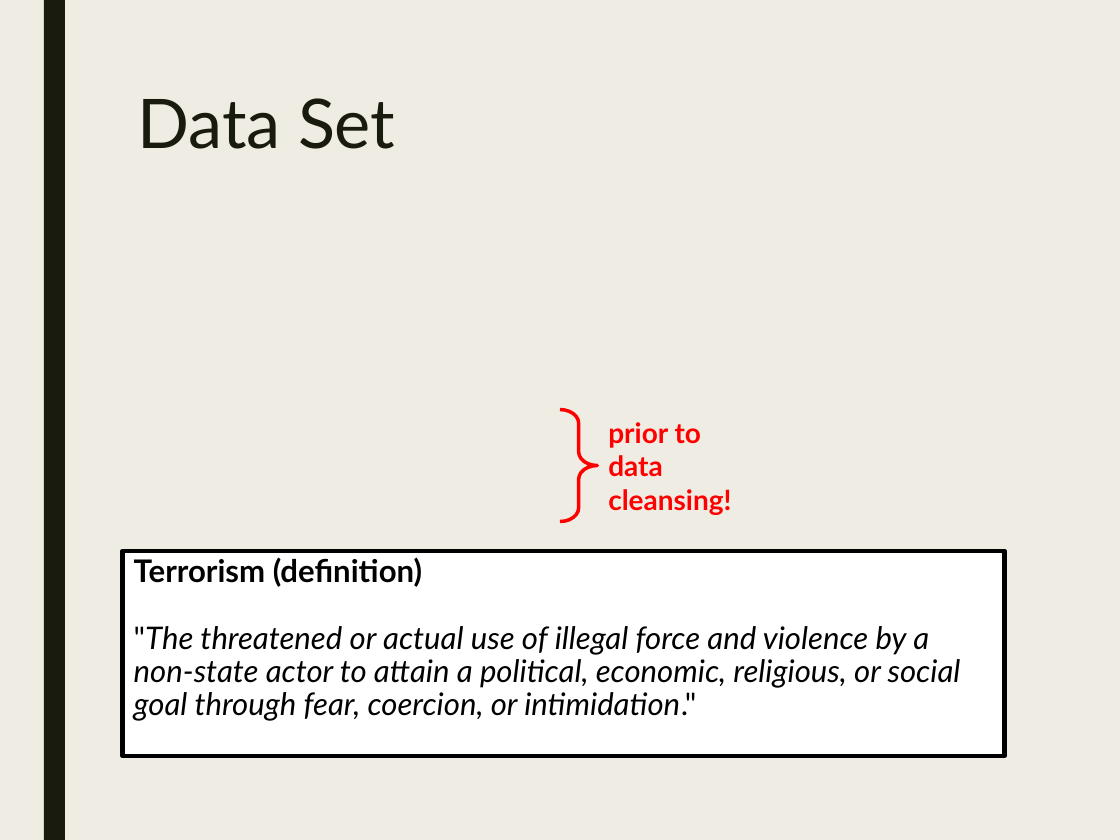
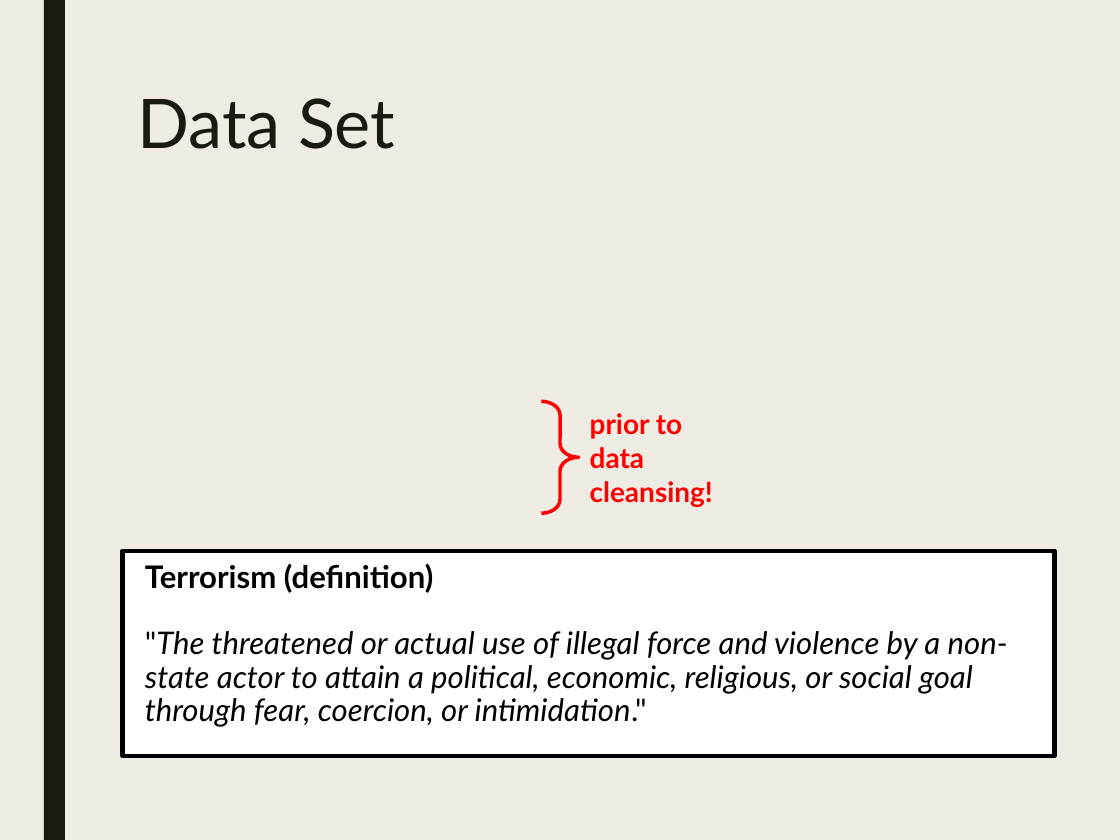
Before and after one commit to stats-learning-fall2019/final-project, a slide deck: slide 2 of presentation/gtdb-final-presentation.pptx. Drawn at 1120x840 pixels with LibreOffice and Linux fonts; fonts in the diff are those of the drawing; grey boxes stand for pictures. Boxes give left, top, right and bottom in pixels: in the first picture for what was removed or moved away, otherwise in the second. Text is boxed around its words. In the diff, an @@ line names an element or a change of style, - is before the commit and + after.

```diff
--- a/presentation/gtdb-final-presentation.pptx
+++ b/presentation/gtdb-final-presentation.pptx
@@ right brace: place and size @@
-right brace at box(560, 410, 597, 522)
+right brace at box(541, 401, 578, 513)
@@ text "prior to data cleansing!": place and size @@
-text "prior to data cleansing!" at box(608, 422, 731, 515)
+text "prior to data cleansing!" at box(590, 413, 713, 507)
@@ rectangle "Terrorism (definition) "The threatened or ...": place and size @@
-rectangle "Terrorism (definition) "The threatened or ..." at box(122, 551, 1005, 756)
+rectangle "Terrorism (definition) "The threatened or ..." at box(122, 551, 1054, 756)
```
Also in this commit, not shown: 14 other slides changed, 3 slides added, 5 slides removed, 2 other files.
